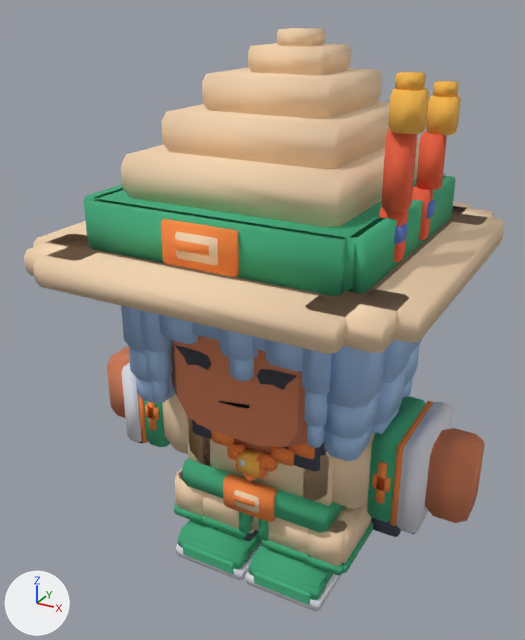
What one commit did to the glTF model Assets/TumbangPreso/Art/characters/persons/team-phaister.glb.
One viewpoint serves both versions: a camera (50 mm lens) standing at (0.562, -1.082, 1.042) and looking at (-0.027, -0.011, 0.507). Arrows for +X, +Y and +Z are at lower left; the lights stay in place. The picture after the commit comes second. Vertices at exactly the same position are counted once.

Objects in the first picture: 'body-mesh', 'head-mesh'.
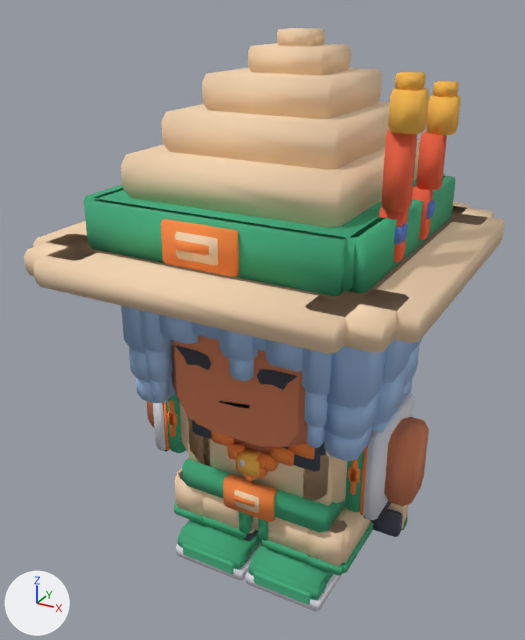
Location of each change, [x1, y1, x2, y2] in pixels of the pictures (525 x 640 px; the box of a moved part takes in the faces that stretch with it):
'body-mesh', reshaped: before [107, 347, 485, 612]; after [147, 393, 429, 612]
part 1 of me_body_mesh, moved or reshaped: before [332, 433, 374, 509]; after [332, 457, 347, 503]
part 2 of me_body_mesh, moved or reshaped: before [367, 396, 426, 522]; after [345, 451, 364, 513]
part 3 of me_body_mesh, moved or reshaped: before [375, 461, 387, 504]; after [350, 459, 358, 495]
part 4 of me_body_mesh, moved or reshaped: before [372, 473, 391, 492]; after [348, 466, 360, 483]
part 5 of me_body_mesh, moved or reshaped (mostly hidden afterwards): before [390, 401, 433, 526]; after [360, 431, 373, 515]
part 6 of me_body_mesh, moved or reshaped: before [396, 402, 453, 533]; after [363, 393, 414, 520]
part 7 of me_body_mesh, moved or reshaped: before [425, 428, 485, 523]; after [384, 417, 429, 506]
part 8 of me_body_mesh, moved or reshaped: before [162, 394, 188, 454]; after [179, 401, 188, 452]
part 9 of me_body_mesh, moved or reshaped: before [143, 400, 170, 447]; after [166, 394, 186, 453]
part 10 of me_body_mesh, moved or reshaped: before [147, 401, 157, 430]; after [169, 400, 176, 437]
part 11 of me_body_mesh, moved or reshaped: before [145, 404, 159, 420]; after [167, 411, 177, 426]
part 12 of me_body_mesh, moved or reshaped (mostly hidden): before [138, 395, 148, 443]; after [163, 401, 170, 451]
part 13 of me_body_mesh, moved or reshaped: before [122, 363, 142, 442]; after [153, 402, 166, 450]
part 14 of me_body_mesh, moved or reshaped (mostly hidden afterwards): before [107, 347, 130, 418]; after [147, 401, 154, 427]

What changed in the scene script:
```text
Change me_body_mesh:
    used by ob_body_mesh; location = (0.0, 0.0, 0.0)
    remove me_body_mesh.from_pydata(...)  # 2840 vertices, 7988 faces; spans x -0.384..0.384, y -0.139..0.144, z 0.0..0.368
    add me_body_mesh.from_pydata(...)  # 2840 vertices, 7988 faces; spans x -0.285..0.285, y -0.139..0.144, z 0.0..0.368
    me_body_mesh part 1: the loose piece of 24 vertices spanning x 0.1..0.22, y -0.074..0.09, z 0.208..0.364 is scaled about its middle by (0.651, 1, 1), then moved by (-0.021, 0.0, 0.0)
    me_body_mesh part 2: the loose piece of 24 vertices spanning x 0.22..0.265, y -0.076..0.092, z 0.204..0.366 is scaled about its middle by (0.651, 1, 1), then moved by (-0.05, 0.0, 0.0)
    me_body_mesh part 3: the loose piece of 24 vertices spanning x 0.236..0.25, y -0.082..-0.065, z 0.245..0.325 is scaled about its middle by (0.651, 1, 1), then moved by (-0.05, 0.0, 0.0)
    me_body_mesh part 4: the loose piece of 24 vertices spanning x 0.228..0.258, y -0.082..-0.065, z 0.272..0.298 is scaled about its middle by (0.651, 1, 1), then moved by (-0.05, 0.0, 0.0)
    me_body_mesh part 5: the loose piece of 24 vertices spanning x 0.265..0.276, y -0.078..0.094, z 0.204..0.366 is scaled about its middle by (0.651, 1, 1), then moved by (-0.059, 0.0, 0.0)
    me_body_mesh part 6: the loose piece of 24 vertices spanning x 0.276..0.312, y -0.08..0.096, z 0.202..0.368 is scaled about its middle by (0.651, 1, 1), then moved by (-0.068, 0.0, 0.0)
    me_body_mesh part 7: the loose piece of 24 vertices spanning x 0.312..0.384, y -0.042..0.042, z 0.222..0.354 is scaled about its middle by (0.651, 1, 1), then moved by (-0.086, 0.0, 0.0)
    me_body_mesh part 8: the loose piece of 24 vertices spanning x -0.22..-0.1, y -0.074..0.09, z 0.208..0.364 is scaled about its middle by (0.651, 1, 1), then moved by (0.021, 0.0, 0.0)
    me_body_mesh part 9: the loose piece of 24 vertices spanning x -0.265..-0.22, y -0.076..0.092, z 0.204..0.366 is scaled about its middle by (0.651, 1, 1), then moved by (0.05, 0.0, 0.0)
    me_body_mesh part 10: the loose piece of 24 vertices spanning x -0.25..-0.236, y -0.082..-0.065, z 0.245..0.325 is scaled about its middle by (0.651, 1, 1), then moved by (0.05, 0.0, 0.0)
    me_body_mesh part 11: the loose piece of 24 vertices spanning x -0.258..-0.228, y -0.082..-0.065, z 0.272..0.298 is scaled about its middle by (0.651, 1, 1), then moved by (0.05, 0.0, 0.0)
    me_body_mesh part 12: the loose piece of 24 vertices spanning x -0.276..-0.265, y -0.078..0.094, z 0.204..0.366 is scaled about its middle by (0.651, 1, 1), then moved by (0.059, 0.0, 0.0)
    me_body_mesh part 13: the loose piece of 24 vertices spanning x -0.312..-0.276, y -0.08..0.096, z 0.202..0.368 is scaled about its middle by (0.651, 1, 1), then moved by (0.068, 0.0, 0.0)
    me_body_mesh part 14: the loose piece of 24 vertices spanning x -0.384..-0.312, y -0.042..0.042, z 0.222..0.354 is scaled about its middle by (0.651, 1, 1), then moved by (0.086, 0.0, 0.0)
    other edits to the shape of me_body_mesh do not show in these pictures
```
